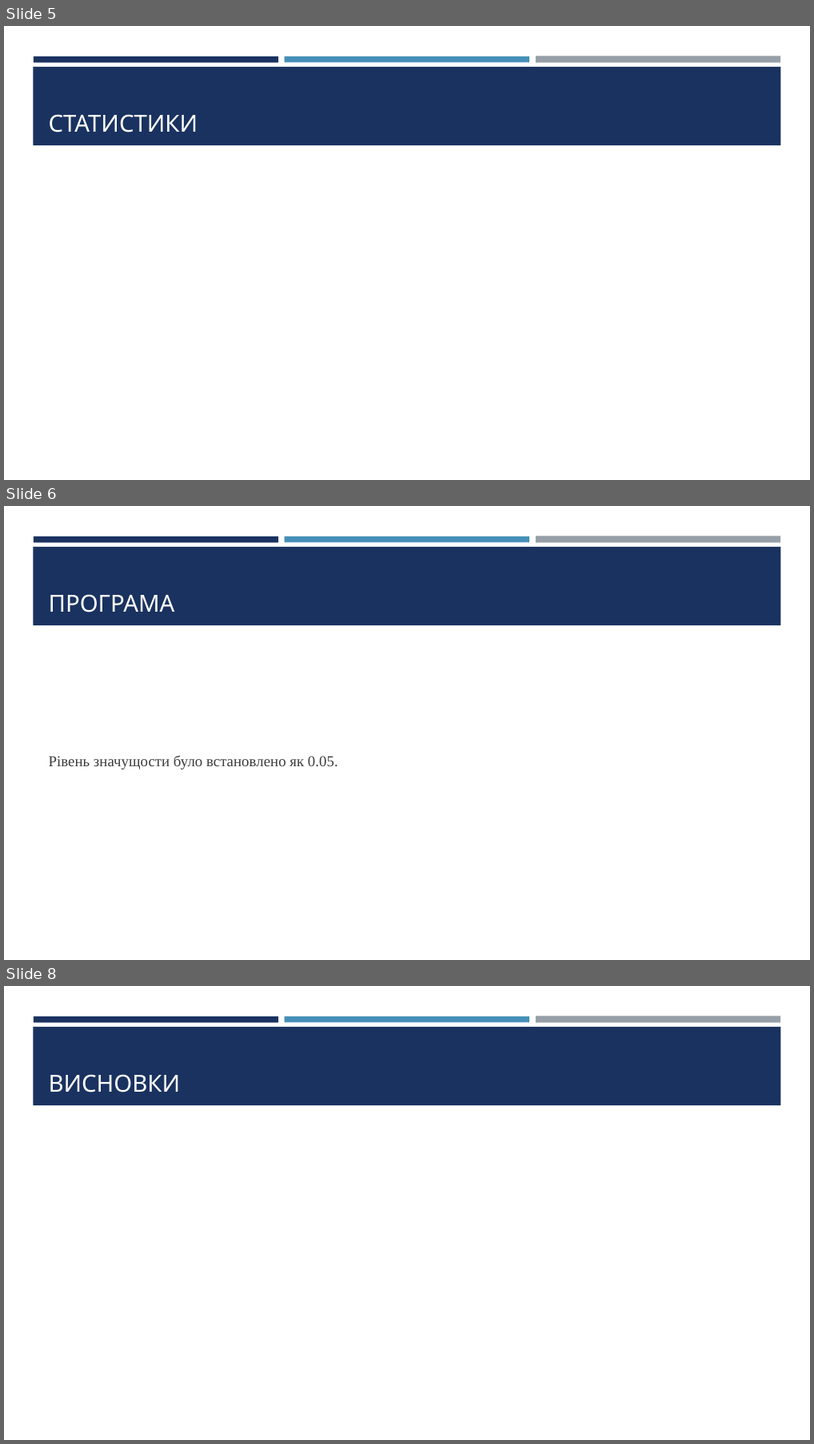
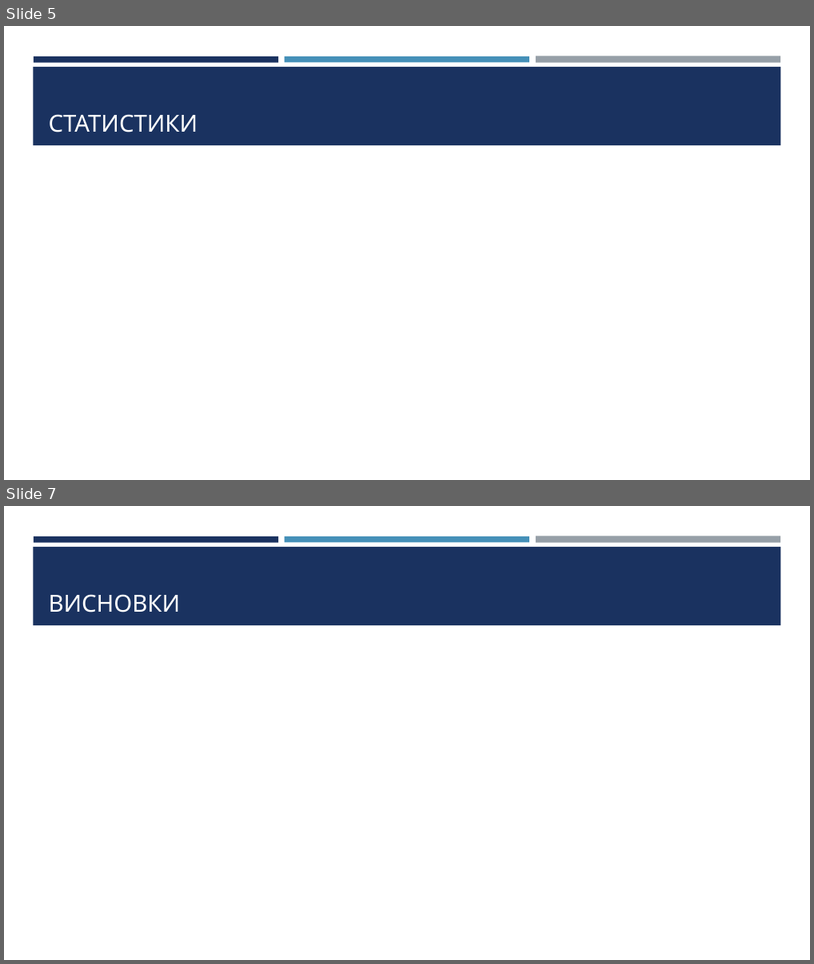
Before and after one commit to Romchyk-S/Course_work_112, a slide deck: Презентація.pptx. Shown one above the other, each under a label of ours: slides 5, 6 and 8 before the commit, slides 5 and 7 after it; the slides between them are not shown. The pictures are 814x1444 and 814x964 pixels, drawn with LibreOffice and Linux fonts; fonts in the diff are those of the drawing; grey boxes stand for pictures. Boxes give left, top, right and bottom in pixels: in the first picture for what was removed or moved away, otherwise in the second. Text is boxed around its words. In the diff, an @@ line names an element or a change of style, - is before the commit and + after.

Commit message:
Added things to the text and presentation.

```diff
--- a/Презентація.pptx
+++ b/Презентація.pptx
@@ slide 6 removed at (4,506,810,960), background #FFFFFF; not listed: 4 template elements that a slide beside it also shows @@
@@ title removed at (49,594,175,612) @@
-ПРОГРАМА
@@ text removed at (49,755,338,769) @@
-Рівень значущости було встановлено як 0.05.
@@ what was slide 8 is now slide 7 @@
```
Also in this commit, not shown: 1 slide changed, 2 slides added, 2 other slides removed, 2 other files.
